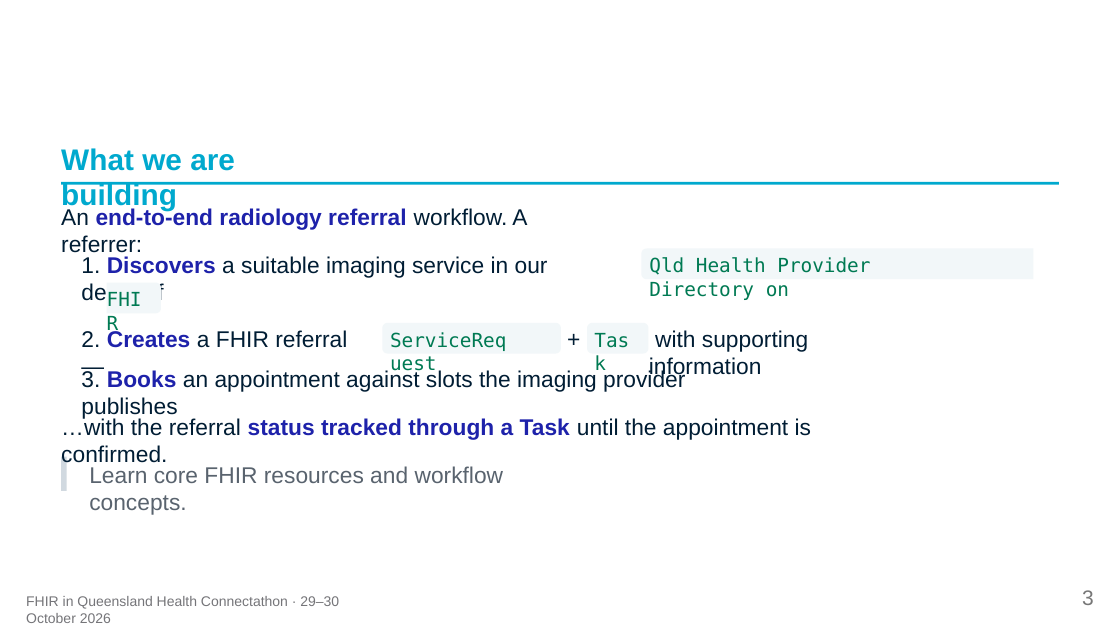
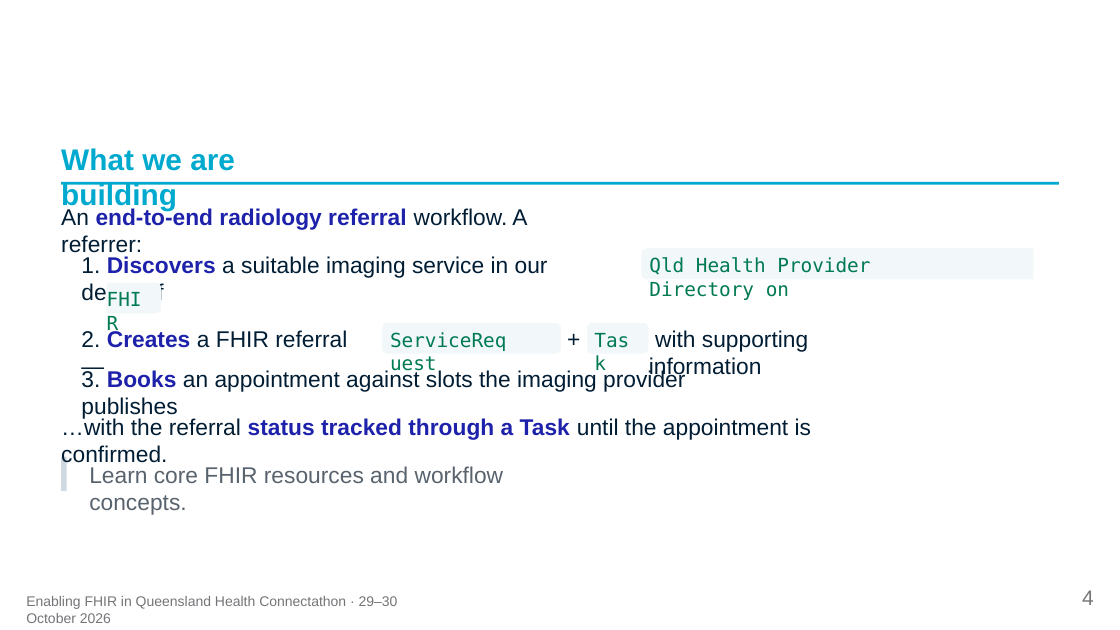
Before and after one commit to aehrc/qh-connectathon, a slide deck: slide 4 of 2026-10-29/2-FHIR-For-Services/Track2-KickOff-Deck.pptx (slide 3 before the commit). Drawn at 1120x630 pixels with LibreOffice and Linux fonts; fonts in the diff are those of the drawing. Boxes give left, top, right and bottom in pixels: in the first picture for what was removed or moved away, otherwise in the second. Text is boxed around its words. In the diff, an @@ line names an element or a change of style, - is before the commit and + after.

```diff
--- a/2026-10-29/2-FHIR-For-Services/Track2-KickOff-Deck.pptx
+++ b/2026-10-29/2-FHIR-For-Services/Track2-KickOff-Deck.pptx
@@ text at bbox=[26, 596, 398, 623]: text changed @@
-FHIR in Queensland Health Connectathon · 29–30 October 2026
+Enabling FHIR in Queensland Health Connectathon · 29–30 October 2026
@@ text at bbox=[1082, 590, 1094, 605]: text changed @@
-3
+4
```
Also in this commit, not shown: 15 other slides changed, 1 slide added.
